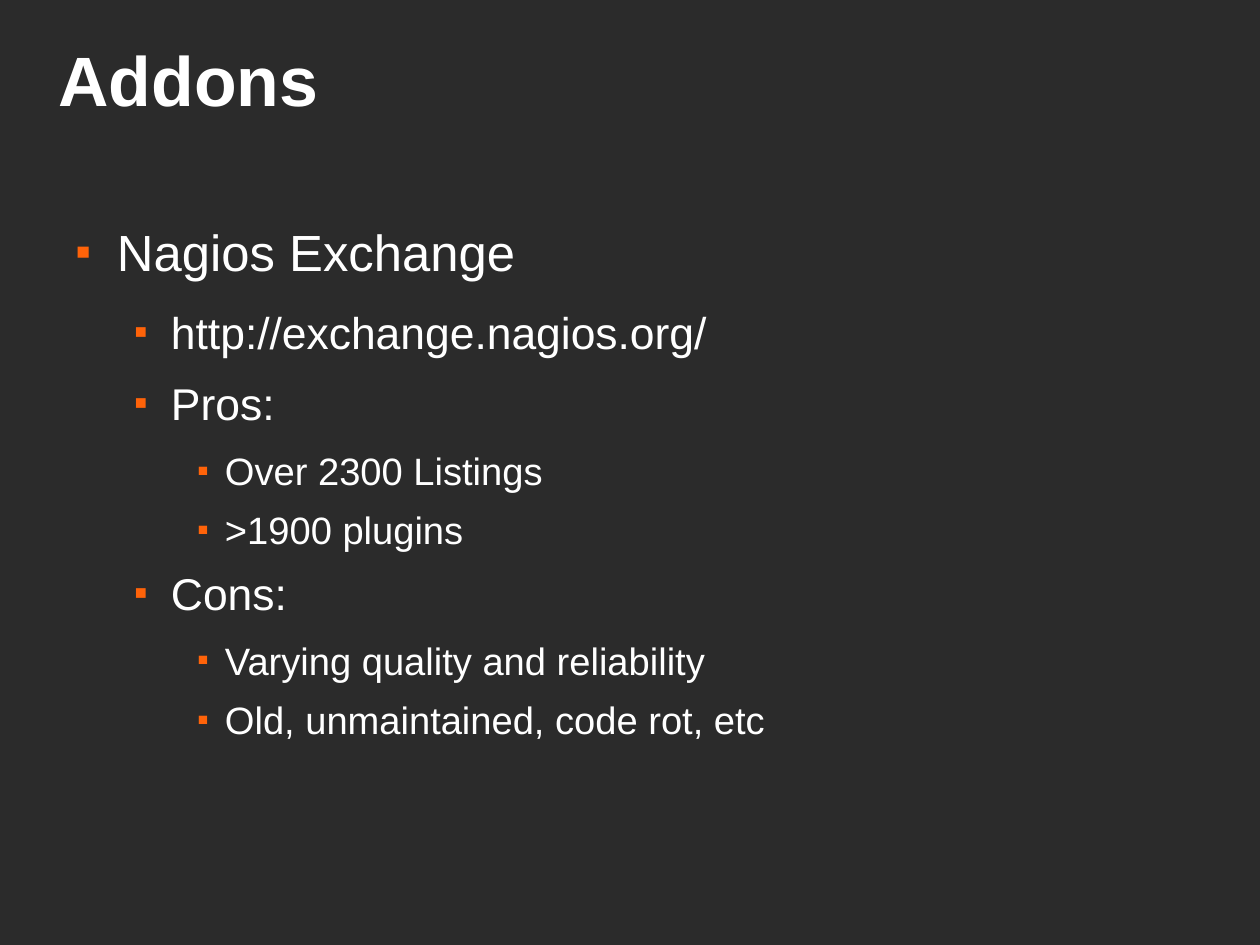
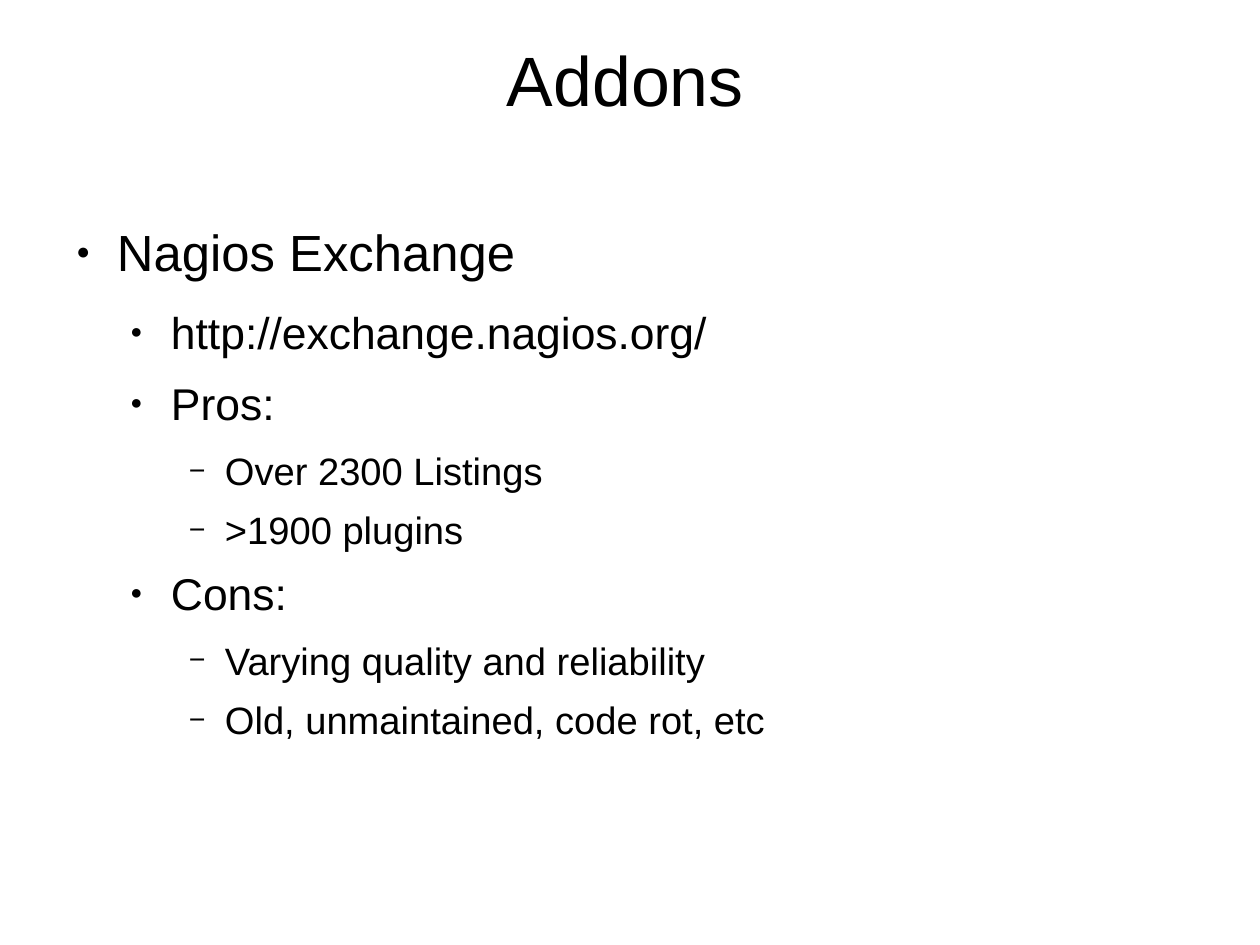
Before and after one commit to evilpeno/presentations, a slide deck: slide 11 of oalug_2011-04-26_nagios-basics/Nagios Basic OALUG.odp. Drawn at 1260x945 pixels with LibreOffice and Linux fonts; fonts in the diff are those of the drawing; background and template pictures are left out; a plain dark background stands for a picture behind light text. Boxes give left, top, right and bottom in pixels: in the first picture for what was removed or moved away, otherwise in the second. Text is boxed around its words. In the diff, an @@ line names an element or a change of style, - is before the commit and + after.

```diff
--- a/oalug_2011-04-26_nagios-basics/Nagios Basic OALUG.odp
+++ b/oalug_2011-04-26_nagios-basics/Nagios Basic OALUG.odp
@@ background picture (left out) to #FFFFFF @@
@@ title "Addons" at [507,55,744,107]: text colour #FFFFFF to #000000, bold off; alignment left to centre @@
@@ text "Nagios Exchange" at [117,234,765,739]: text colour #FFFFFF to #000000; bullet ■ to ●; bullet colour #FF6309 to #000000; bullet ■ to − @@
```
Also in this commit, not shown: 16 other slides changed, 34 other files.
